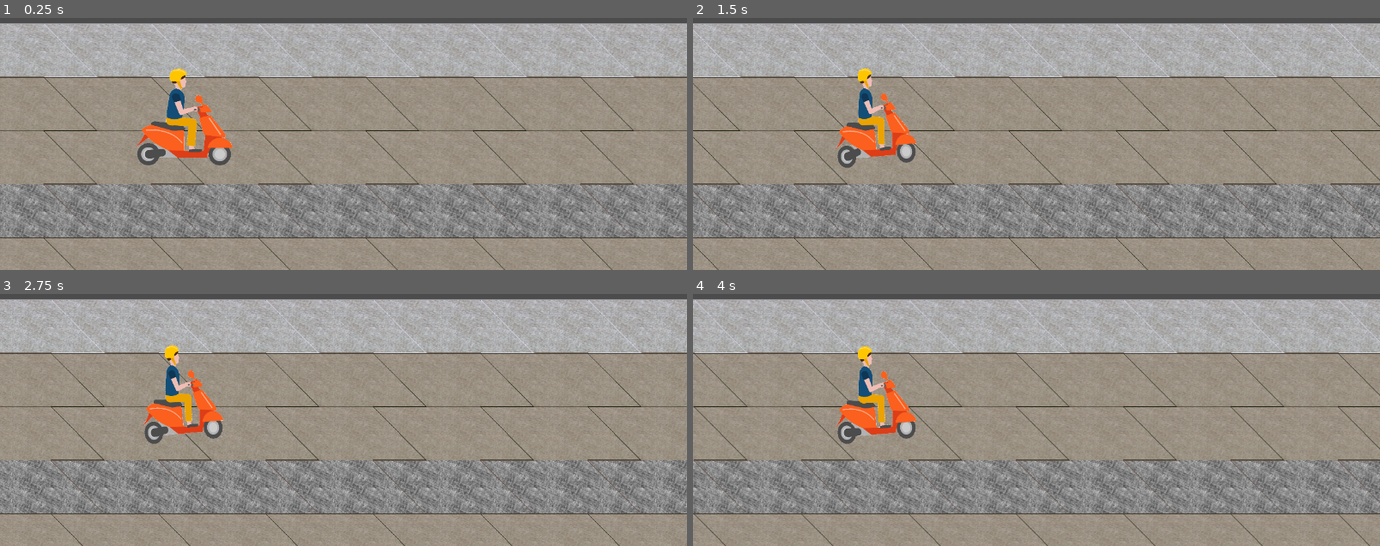
Above: before the commit, frames 1-4 (two rows, left to right).
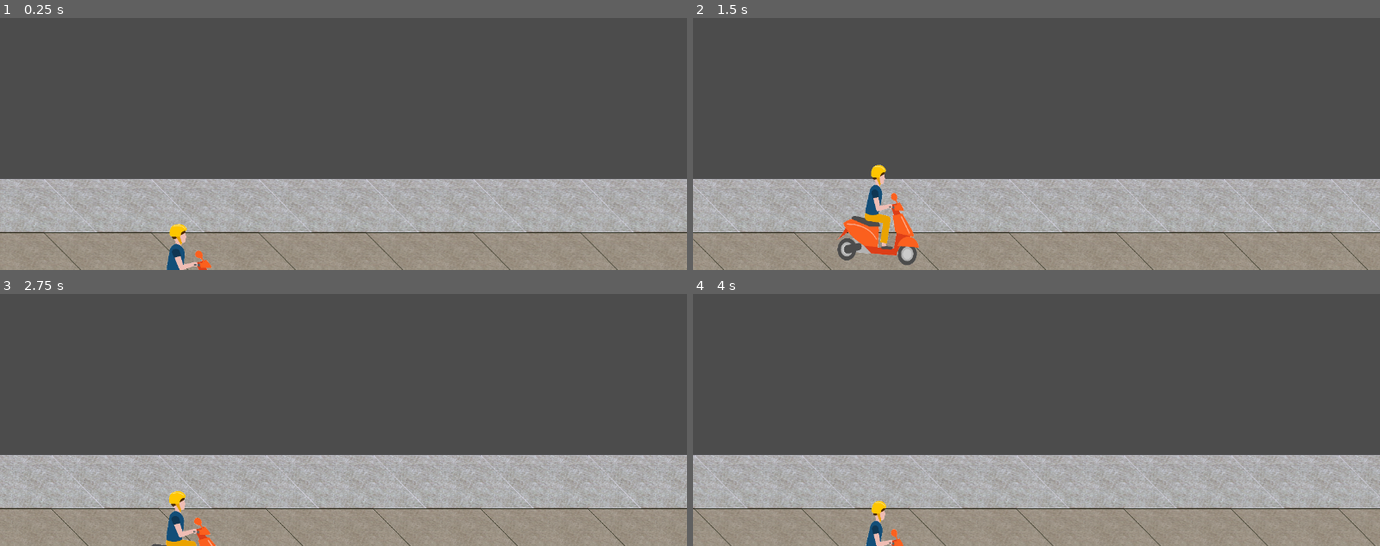
Above: after the commit, the same moments.

Repository: Anatolij-Grigorjev/MopedRebelGO
Game: Godot game, scene res://stages/test/test_stage.tscn
Same seed, same stepped clock (60 frames per second), same inputs: the game is played once before the commit and once after it.
Inputs:
- Up to frame 1 (0.25 s): no input
- Up to frame 2 (1.5 s): hold W (swerve_up) 0.53-1.28 s; hold S (swerve_down) from 1.28 s (still down)
- Up to frame 3 (2.75 s): release S (swerve_down) at 2.03 s; hold W (swerve_up) from 2.03 s (still down)
- Up to frame 4 (4 s): release W (swerve_up) at 3.53 s; hold S (swerve_down) from 3.53 s (still down)

The runs differ from the first frame. In frame 1, 81% of the frame differs, in the area x 0-100%, y 2-100%; in frame 2, 82%; in frame 3, 81%; in frame 4, 81%.
Error in both runs: Invalid get index '-1' (on base: 'Array'). (res://utils/logger.gd:97)

Commit message:
add moped swerve on stage

Diff:
--- a/game/rebel/moped_rebel.gd
+++ b/game/rebel/moped_rebel.gd
@@ -21,9 +21,13 @@
 
 onready var animator := $AnimationPlayer
 onready var LOG : Logger = Logger.new(self)
+onready var swerve_tween := $SwerveTween
+onready var _netural_transform: Dictionary = {
+	'rotation': self.rotation_degrees,
+	'scale': self.scale
+}
 
-
-var is_swerving: bool = false
+var _is_swerving: bool = false
 
 func _ready() -> void:
 	pass
@@ -35,8 +39,29 @@
 	pass
 
 
+"""
+Start direction-wise swerve animation and tween
+"""
+func begin_swerve(swerve_direction: int, swerve_amount: int) -> void:
+	_is_swerving = true
+	var correct_anim_name : String
+	match(swerve_direction):
+		-1:
+			correct_anim_name = "swerve_up"
+		1:
+			correct_anim_name = "swerve_down"
+		_:
+			LOG.error("Cant parse swerve direction from {}!", [swerve_direction])
+	animator.play(correct_anim_name)
+	_prep_tween_swerve(swerve_direction, swerve_amount)
+	swerve_tween.start()
+	yield(swerve_tween, 'tween_all_completed')
+	_reset_transform()
+	_is_swerving = false
+
+
 func _process_swerve_input() -> void:
-	if (is_swerving):
+	if (_is_swerving):
 		return
 
 	var desired_swerve_direction := 0
@@ -53,15 +78,29 @@
 		pass
 
 
+func _prep_tween_swerve(direction: int, offset_amount: int) -> void:
+	var actual_offset := direction * offset_amount
+	swerve_tween.remove_all()
+	swerve_tween.interpolate_property(
+		self, 'global_position:y',
+		global_position.y, global_position.y + actual_offset,
+		C.MR_SWERVE_DURATION_SEC,
+		Tween.TRANS_LINEAR, Tween.EASE_OUT
+	)
+
+
 """
-Start direction-wise swerve animation
+Reset the rotation and scale of the rebel to its original values
+(after animations for example)
 """
-func begin_swerve_animation(swerve_direction: int) -> void:
-	is_swerving = true
-	match(swerve_direction):
-		-1:
-			animator.play("swerve_up")
-		1:
-			animator.play("swerve_down")
-		_:
-			LOG.error("Cant parse swerve direction from {}!", [swerve_direction])
+func _reset_transform() -> void:
+	#stop animations, if playing
+	if (animator.is_playing()):
+		animator.stop()
+
+	LOG.debug("Got rot/scale: {}/{}, change to {}/{}",
+		[self.rotation_degrees, self.scale,
+		_netural_transform.rotation, _netural_transform.scale]
+	)
+	self.rotation_degrees = _netural_transform.rotation
+	self.scale = _netural_transform.scale
--- a/game/rebel/moped_rebel.tscn
+++ b/game/rebel/moped_rebel.tscn
@@ -18,7 +18,7 @@
 
 [sub_resource type="Animation" id=4]
 resource_name = "swerve_down"
-length = 0.25
+length = 0.2
 step = 0.05
 tracks/0/type = "value"
 tracks/0/path = NodePath(".:rotation_degrees")
@@ -27,7 +27,7 @@
 tracks/0/imported = false
 tracks/0/enabled = true
 tracks/0/keys = {
-"times": PoolRealArray( 0, 0.25 ),
+"times": PoolRealArray( 0, 0.2 ),
 "transitions": PoolRealArray( 1, 1 ),
 "update": 0,
 "values": [ 0.0, 5.0 ]
@@ -39,7 +39,7 @@
 tracks/1/imported = false
 tracks/1/enabled = true
 tracks/1/keys = {
-"times": PoolRealArray( 0, 0.25 ),
+"times": PoolRealArray( 0, 0.2 ),
 "transitions": PoolRealArray( 1, 1 ),
 "update": 0,
 "values": [ Vector2( 0.36, 0.36 ), Vector2( 0.3, 0.36 ) ]
@@ -92,11 +92,15 @@
 [node name="Camera2D" type="Camera2D" parent="."]
 offset = Vector2( 300, -150 )
 current = true
+limit_top = -600
+limit_bottom = 120
 drag_margin_left = 0.0
-drag_margin_top = 0.0
+drag_margin_top = 1.0
 drag_margin_right = 0.0
-drag_margin_bottom = 0.0
+drag_margin_bottom = 1.0
 
 [node name="AnimationPlayer" type="AnimationPlayer" parent="."]
 anims/swerve_down = SubResource( 4 )
 anims/swerve_up = SubResource( 3 )
+
+[node name="SwerveTween" type="Tween" parent="."]
--- a/game/stages/stage_control.gd
+++ b/game/stages/stage_control.gd
@@ -37,9 +37,9 @@
 	if (intended_direction == 1 and current_moped_track == num_stage_tracks):
 		return
 	# want to go higher than top track
-	if (intended_direction == -1 and current_moped_track == 0):
+	if (intended_direction == -1 and current_moped_track == 1):
 		return
 
-	moped_rebel.begin_swerve_animation(intended_direction)
-
-	pass
+	moped_rebel.begin_swerve(intended_direction, $Road.get_cell_size().y)
+	current_moped_track += intended_direction
+	LOG.debug("Swerved moped to track {}!", [current_moped_track])
--- a/game/utils/static_constants.gd
+++ b/game/utils/static_constants.gd
@@ -16,7 +16,7 @@
 """
 Leves range from 0 to 3 for DEBUG, INFO, WARN, ERROR respectively
 """
-const GAME_LOGGING_LEVEL: int = 1
+const GAME_LOGGING_LEVEL: int = 0
 
 
 """
@@ -25,3 +25,4 @@
 *****************************
 """
 const MR_CRUISE_SPEED: float = 234.56
+const MR_SWERVE_DURATION_SEC: float = 0.2
